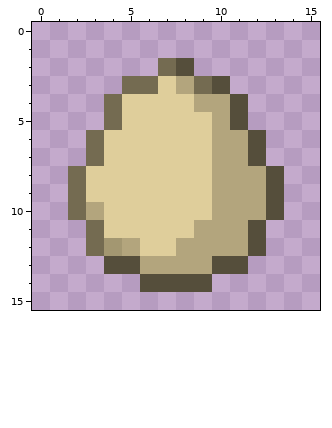
Pixel-art sprite: src/main/resources/assets/ratonmod/item/spawnEggs/chicken.png. The picture above is the old version.
The file is 16x16 pixels. Colours within 5 levels of each other are drawn and written as one.
New version:
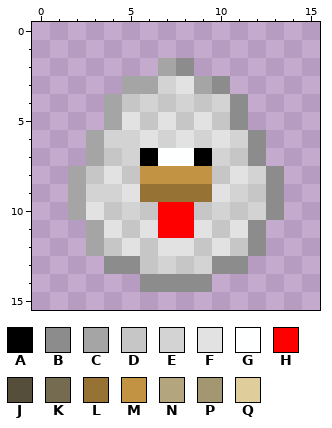
Palette (. is transparent): A #000000  B #8c8c8c  C #a5a5a5  D #c6c6c6  E #d3d3d3  F #e2e2e2  G #feffff  H #ff0000  J #554e3b  K #746b51  L #967234  M #c19343  N #b3a57d  P #a39771  Q #dfce9b
Difference:
@@ x 0..15 @@
  1 ................
- 2 .......KJ.......
- 3 .....KKQNKJ.....
- 4 ....KQQQQNNJ....
- 5 ....KQQQQQNJ....
- 6 ...KQQQQQQNNJ...
- 7 ...KQQQQQQNNJ...
- 8 ..KQQQQQQQNNNJ..
- 9 ..KQQQQQQQNNNJ..
-10 ..KNQQQQQQNNNJ..
-11 ...KQQQQQNNNJ...
-12 ...KPNQQNNNNJ...
-13 ....JJNNNNJJ....
-14 ......JJJJ......
+ 2 .......CB.......
+ 3 .....CCEFCB.....
+ 4 ....CDEDEDEB....
+ 5 ....CFDFDFDB....
+ 6 ...CEEFEFEFEB...
+ 7 ...CDEAGGAEDB...
+ 8 ..CDFDMMMMDFEB..
+ 9 ..CEEFLLLLFEDB..
+10 ..CFDEDHHDEDEB..
+11 ...CFDFHHFDFB...
+12 ...CDFDFFDFDB...
+13 ....BBDEDEBB....
+14 ......BBBB......
 15 ................
Changed places in both pictures, as pixel boxes (x1, y1, x2, y2):
changed: (68, 58, 284, 292)
